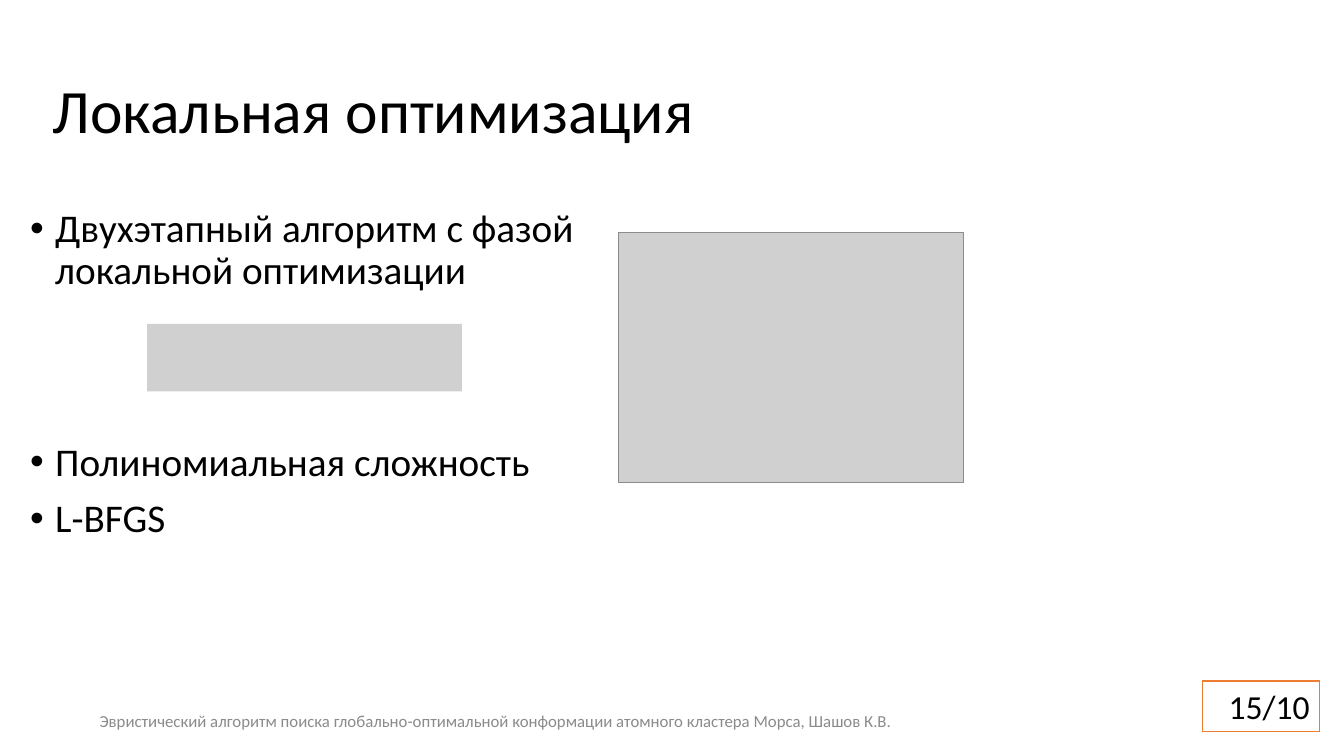
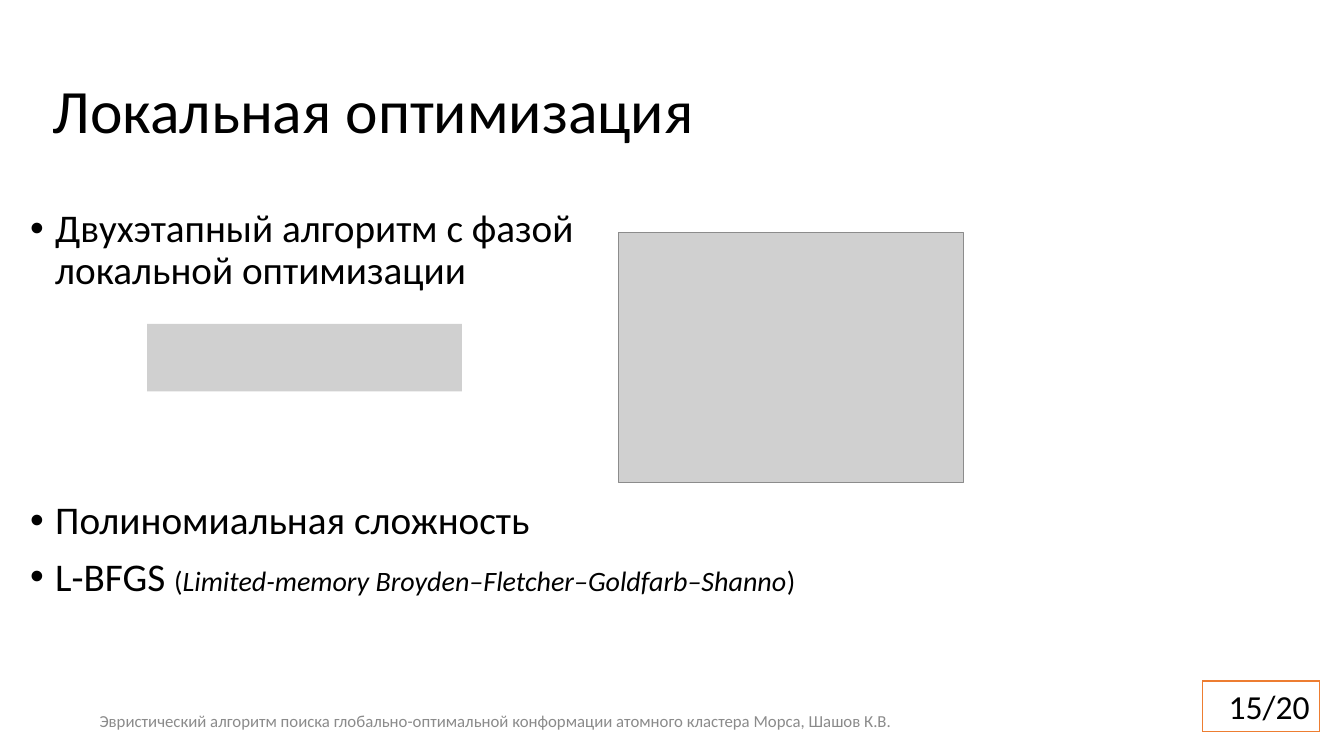
Before and after one commit to kshashov/morse-cluster, a slide deck: slide 15 of docs/6224М Шашов.pptx. Drawn at 1344x756 pixels with LibreOffice and Linux fonts; fonts in the diff are those of the drawing; grey boxes stand for pictures; background and template pictures are left out. Boxes give left, top, right and bottom in pixels: in the first picture for what was removed or moved away, otherwise in the second. Text is boxed around its words. In the diff, an @@ line names an element or a change of style, - is before the commit and + after.

```diff
--- a/docs/6224М Шашов.pptx
+++ b/docs/6224М Шашов.pptx
@@ text "Полиномиальная сложность": place and size @@
-text "Полиномиальная сложность" at <box>55,451,529,533</box>
+text "Полиномиальная сложность" at <box>55,509,796,596</box>
@@ text at <box>55,565,796,596</box>: text changed; size 28 to 20 pt; italic on @@
-• L-BFGS
+• L-BFGS (Limited-memory Broyden–Fletcher–Goldfarb–Shanno)
@@ page number at <box>1229,695,1310,721</box>: text changed @@
-15/10
+15/20
```
Also in this commit, not shown: 10 other slides changed, 1 slide removed, 3 other files.
